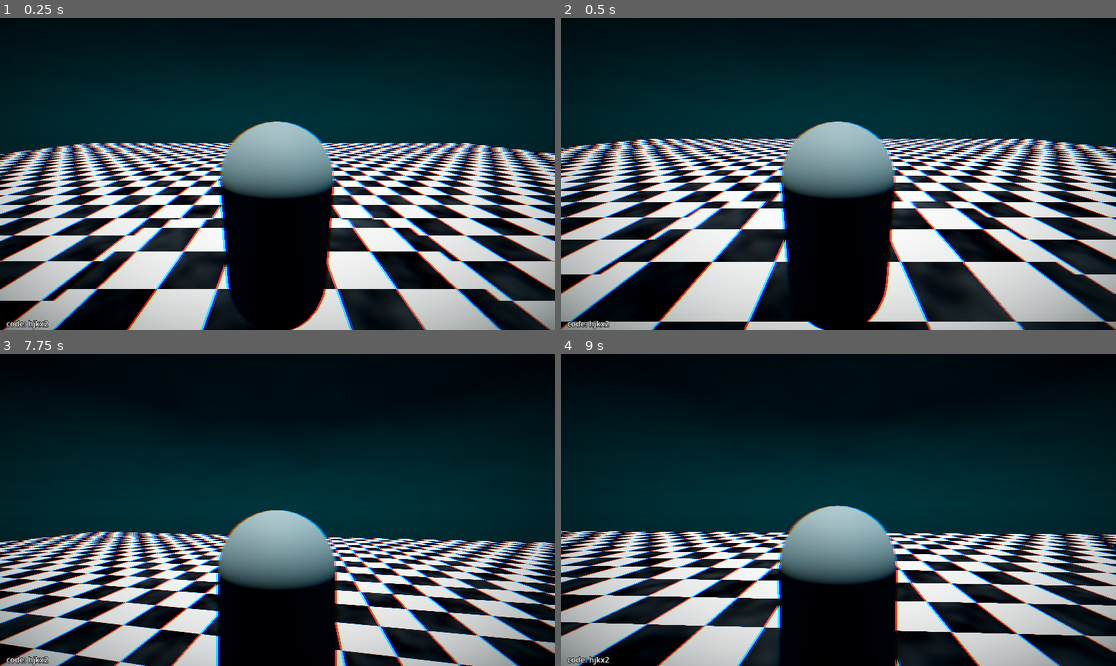
Above: before the commit, frames 1-4 (two rows, left to right).
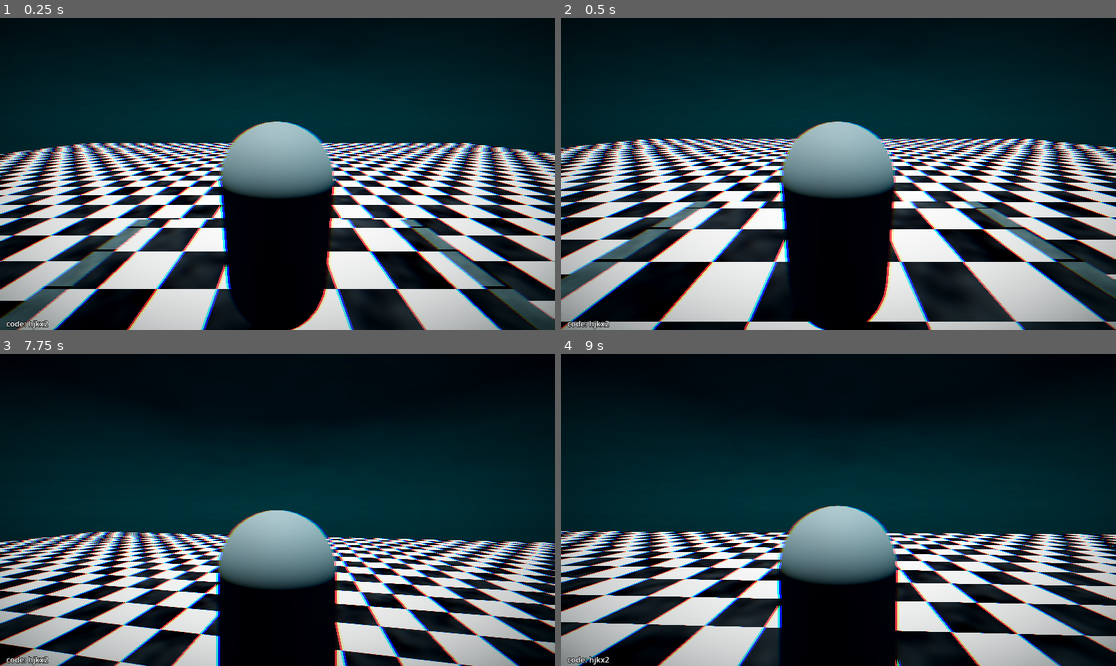
Above: after the commit, the same moments.

Repository: moonwavestudios/Voidscape
Game: Godot game, scene res://main.tscn
The game is run twice, just before and just after one commit, with the same random seed, the same clock (stepped at 60 frames per second) and the same inputs.
Inputs (mouse positions are in pixels of both pictures, inside the frame that each line leads up to):
- Up to frame 1 (0.25 s): no input
- Up to frame 2 (0.5 s): no input
- Up to frame 3 (7.75 s): tap Enter (ui_accept) at 0.5, 0.77, 1.52, 3.02, 3.77, 4.52, 5.75, 6.02, 6.5, 6.77, 7.52 s; move the mouse to (305, 510) at 0.52 s; hold Up (ui_up) 0.53-5.78 s; tap E (dash) every 0.75 s from 0.6 to 7.35 s; move the mouse to (249, 510) at 1.27 s; move the mouse to (288, 503) at 2.02 s; move the mouse to (271, 516) at 2.77 s; move the mouse to (316, 513) at 3.52 s; move the mouse to (233, 506) at 4.27 s; move the mouse to (283, 510) at 5.02 s; move the mouse to (255, 503) at 5.77 s; hold Right (ui_right) 5.78-6.53 s; move the mouse to (305, 510) at 6.52 s; hold Up (ui_up) from 6.53 s (still down); move the mouse to (249, 510) at 7.27 s
- Up to frame 4 (9 s): move the mouse to (849, 503) at 8.02 s; tap E (dash) at 8.1, 8.85 s; move the mouse to (832, 516) at 8.77 s; release Up (ui_up) at 8.78 s; hold Left (ui_left) from 8.78 s (still down)

The runs differ from the first frame. In frame 1, 3.4% of the frame differs, in the area x 0-100%, y 64-100%; in frame 2, 2.9%; in frame 3, less than 0.1%; in frame 4, less than 0.1%.

Commit message:
added stuff

Diff:
--- a/scenes/idk.tscn
+++ b/scenes/idk.tscn
@@ -1,6 +1,7 @@
 [gd_scene format=3 uid="uid://1vf5ja7qyf7s"]
 
 [ext_resource type="Shader" uid="uid://daywub3pgh2h8" path="res://shaders/checkerboard_floor.gdshader" id="1_htol6"]
+[ext_resource type="Shader" uid="uid://bi6vgst2td81v" path="res://shaders/underwater_stone.gdshader" id="2_f0r8y"]
 
 [sub_resource type="BoxShape3D" id="BoxShape3D_wjrnq"]
 size = Vector3(6.9605103, 0.20947266, 6.979004)
@@ -20,6 +21,29 @@
 
 [sub_resource type="BoxMesh" id="BoxMesh_htol6"]
 material = SubResource("ShaderMaterial_f0r8y")
+
+[sub_resource type="BoxShape3D" id="BoxShape3D_f0r8y"]
+size = Vector3(0.46564484, 0.20947266, 6.979004)
+
+[sub_resource type="ShaderMaterial" id="ShaderMaterial_qhmgb"]
+render_priority = 0
+shader = ExtResource("2_f0r8y")
+shader_parameter/stone_light = Color(0.4862745, 0.4862745, 0.4862745, 1)
+shader_parameter/stone_dark = Color(0.30980393, 0.30980393, 0.30980393, 1)
+shader_parameter/grout_color = Color(0, 0, 0, 1)
+shader_parameter/tile_size = 1.0
+shader_parameter/roughness_base = 0.7
+shader_parameter/wetness = 0.0
+shader_parameter/caustic_strength = 0.0
+shader_parameter/caustic_speed = 0.35
+shader_parameter/grout_width = 0.07
+shader_parameter/teal_shift = 0.6
+
+[sub_resource type="BoxMesh" id="BoxMesh_qhmgb"]
+material = SubResource("ShaderMaterial_qhmgb")
+
+[sub_resource type="BoxShape3D" id="BoxShape3D_qhmgb"]
+size = Vector3(0.46564484, 0.20947266, 6.979004)
 
 [sub_resource type="BoxShape3D" id="BoxShape3D_htol6"]
 size = Vector3(49.45716, 0.20947266, 49.789673)
@@ -51,6 +75,22 @@
 transform = Transform3D(6.9585605, 0, 0, 0, 0.20355904, 0, 0, 0, 6.914888, 0, 0, 0)
 mesh = SubResource("BoxMesh_htol6")
 
+[node name="CollisionShape3D3" type="CollisionShape3D" parent="StaticBody3D" unique_id=1636124697]
+transform = Transform3D(1, 0, 0, 0, 1, 0, 0, 0, 1, 3.7032242, 0, 0)
+shape = SubResource("BoxShape3D_f0r8y")
+
+[node name="MeshInstance3D" type="MeshInstance3D" parent="StaticBody3D/CollisionShape3D3" unique_id=1280604832]
+transform = Transform3D(0.45728272, 0, 0, 0, 0.20355904, 0, 0, 0, 6.914888, 0, 0, 0)
+mesh = SubResource("BoxMesh_qhmgb")
+
+[node name="CollisionShape3D4" type="CollisionShape3D" parent="StaticBody3D" unique_id=363986705]
+transform = Transform3D(1, 0, 0, 0, 1, 0, 0, 0, 1, -3.7096171, 0, 0)
+shape = SubResource("BoxShape3D_qhmgb")
+
+[node name="MeshInstance3D" type="MeshInstance3D" parent="StaticBody3D/CollisionShape3D4" unique_id=1454165759]
+transform = Transform3D(0.45728272, 0, 0, 0, 0.20355904, 0, 0, 0, 6.914888, 0, 0, 0)
+mesh = SubResource("BoxMesh_qhmgb")
+
 [node name="CollisionShape3D2" type="CollisionShape3D" parent="StaticBody3D" unique_id=1339676114]
 transform = Transform3D(1, 0, 0, 0, 1, 0, 0, 0, 1, 0.1195488, -0.24106741, -0.0119018555)
 shape = SubResource("BoxShape3D_htol6")
